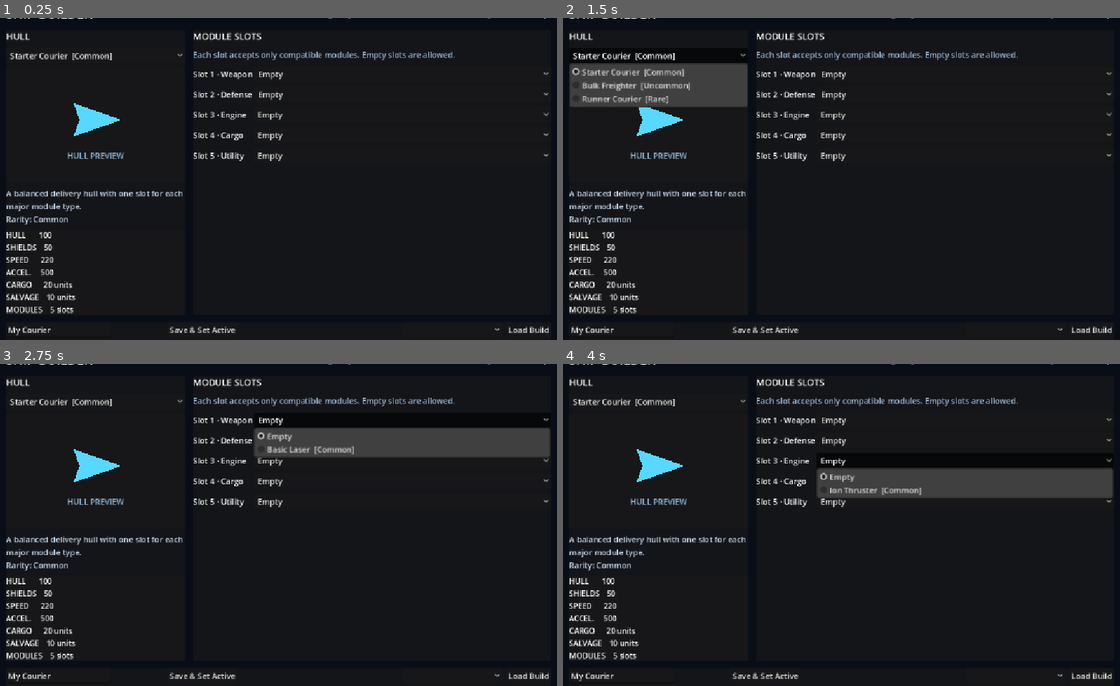
Above: before the commit, frames 1-4 (two rows, left to right).
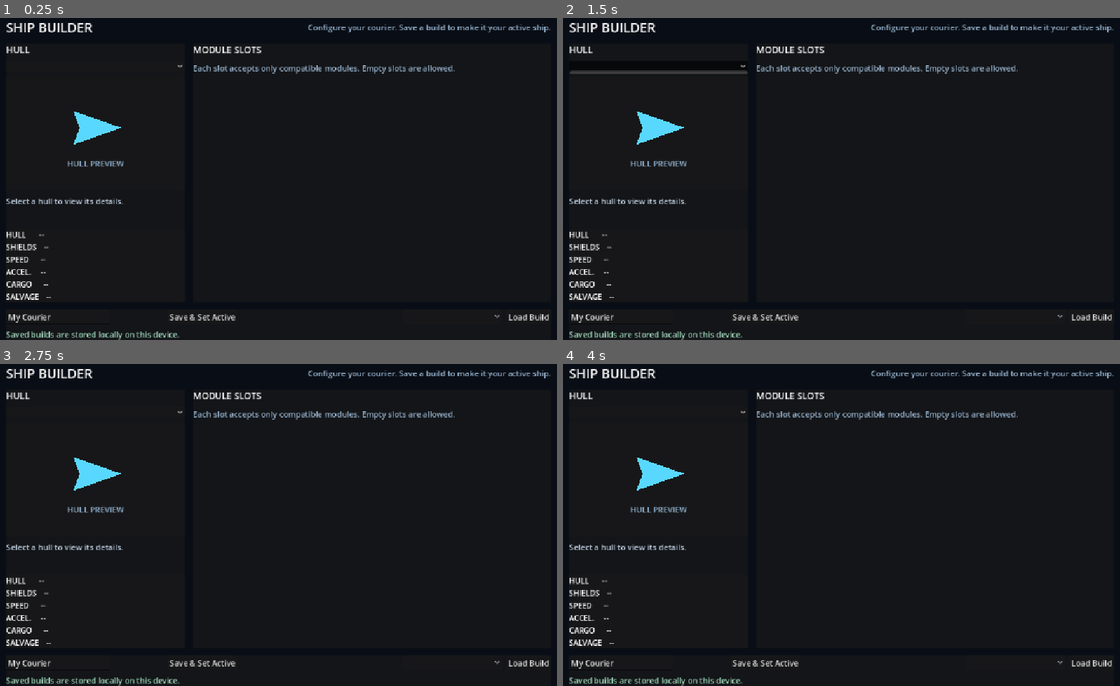
Above: after the commit, the same moments.

Repository: Bbran4/SpaceDelivery
Game: Godot game, scene res://scenes/ui/ship_builder.tscn
Two runs of this game, one before a commit and one after it. Both use one fixed random seed, a clock stepped at 60 frames per second and the inputs below. This scene is started directly instead of the project's main scene.
Inputs (mouse positions are in pixels of both pictures, inside the frame that each line leads up to; where the layout moved, square brackets give the same spot in the first picture):
- Up to frame 1 (0.25 s): no input
- Up to frame 2 (1.5 s): click "Load Build" at 0.5 s; click (657, 66) [657, 56] at 1.25 s
- Up to frame 3 (2.75 s): click (401, 418) at 2 s, where only the run before the commit has a clickable "Empty"
- Up to frame 4 (4 s): click (964, 441) at 2.75 s, where only the run before the commit has a clickable "Empty"; click (964, 460) at 3.5 s, where only the run before the commit has a clickable "Empty"

The runs differ from the first frame. In frame 1, 6.6% of the frame differs, in the area x 1-99%, y 0-100%; in frame 2, 11%; in frame 3, 12%; in frame 4, 11%.
Error after the commit: Parse Error: Expected statement, found "Indent" instead. (res://scripts/ship_builder.gd:63)

Commit message:
Show distinct saved hull silhouette in preview

Diff:
--- a/scripts/ship_builder.gd
+++ b/scripts/ship_builder.gd
@@ -60,6 +60,7 @@
 	for slot_index: int in range(selected_module_paths.size()):
 		selected_module_paths[slot_index] = ""
 	preview_ship.color = selected_hull.preview_color
+		preview_ship.polygon = selected_hull.preview_polygon
 	preview_ship.polygon = selected_hull.preview_polygon
 	hull_description.text = "%s\n%s" % [selected_hull.description, "Rarity: " + _rarity_name(selected_hull.rarity)]
 	_rebuild_slot_list()
@@ -178,6 +179,7 @@
 			selected_module_paths[slot_index] = module_path
 			selected_modules[slot_index] = load(module_path) as ShipModule if not module_path.is_empty() else null
 		preview_ship.color = selected_hull.preview_color
+		preview_ship.polygon = selected_hull.preview_polygon
 		hull_description.text = "%s\n%s" % [selected_hull.description, "Rarity: " + _rarity_name(selected_hull.rarity)]
 		_rebuild_slot_list()
 		_sync_slot_pickers()
